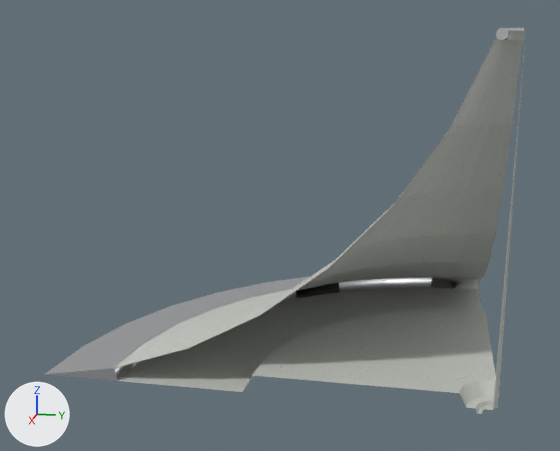
A saved change to the glTF model public/katalog/modelle/kegel-150.gltf.
One viewpoint serves both versions: a 50 mm camera at (3.91, 0.68, 1.47) aimed at (0.08, -0.09, 0.51). The lights are fixed; the arrows at lower left show +X, +Y and +Z. The picture after the commit comes second. Vertices at exactly the same position are counted once.

Names of what the first picture shows: 'SK0477_Kegel_150.001'.
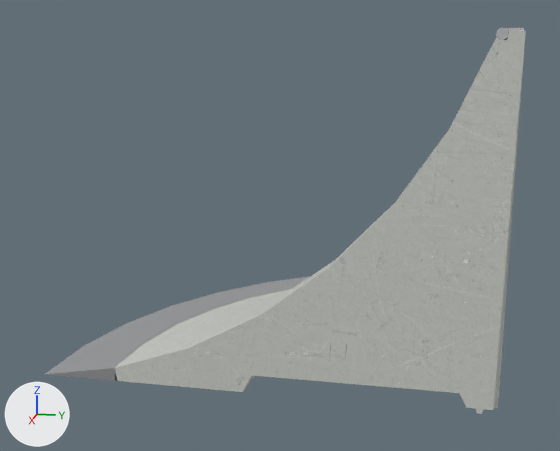
Pixel boxes [x1, y1, x2, y2] of what changed, in the pictures (560 x 451 px):
part 1 of me_sk0477_kegel_150_001, built on
    before: [449, 30, 526, 409]
    after: [496, 31, 509, 40]
part 2 of me_sk0477_kegel_150_001, deleted
    before: [252, 310, 496, 414]
part 3 of me_sk0477_kegel_150_001, built on
    before: [45, 276, 482, 392]
    after: [115, 368, 239, 392]
part 4 of me_sk0477_kegel_150_001, surface changed
    both: [189, 28, 524, 348]

Edits to the bpy script that builds the scene:
```text
Change me_sk0477_kegel_150_001:
    used by ob_sk0477_kegel_150_001; location = (0.0, 0.0, 0.0)
    remove me_sk0477_kegel_150_001.from_pydata(...)  # 929 vertices, 1784 faces; spans x -0.98..0.98, y -0.98..0.98, z 0.0..1.49
    add me_sk0477_kegel_150_001.from_pydata(...)  # 573 vertices, 1156 faces; spans x -0.98..0.98, y -0.97..0.98, z 0.0..1.49
    me_sk0477_kegel_150_001 part 1: 19 vertices moved within x 0.88..0.98, y 0.87..0.98, z 1.45..1.48; 104 vertices removed from x 0.87..0.98, y 0.87..0.98, z 1.45..1.48
    me_sk0477_kegel_150_001 part 2: 136 vertices removed from x 0.82..0.98, y 0.82..0.98, z 0.0..0.08
    me_sk0477_kegel_150_001 part 3: 118 vertices removed from x -0.97..0.98, y -0.98..0.98, z 0.0..0.08; 2 vertices added at x -0.98..0.98, y -0.64..0.98, z 0.0..0.06
    me_sk0477_kegel_150_001 part 4: 530 kept faces spanning x -0.3..0.98, y -0.3..0.98, z 0.18..1.49 get new texture (UV) coordinates
```
